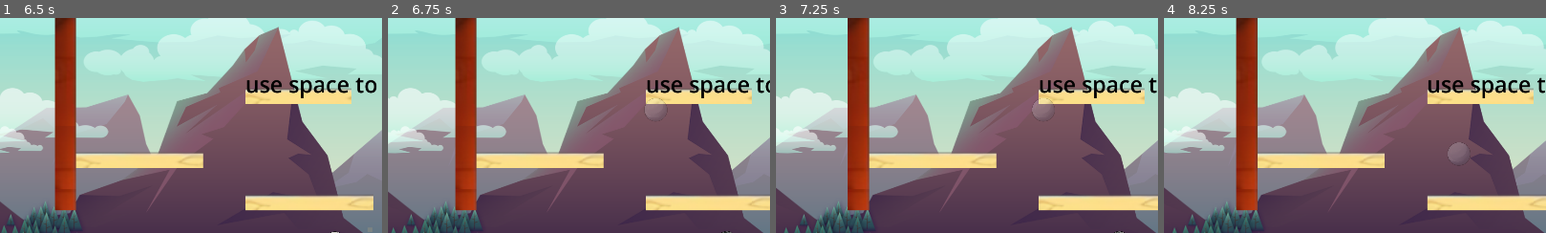
Above: before the commit, frames 1-4 (left to right).
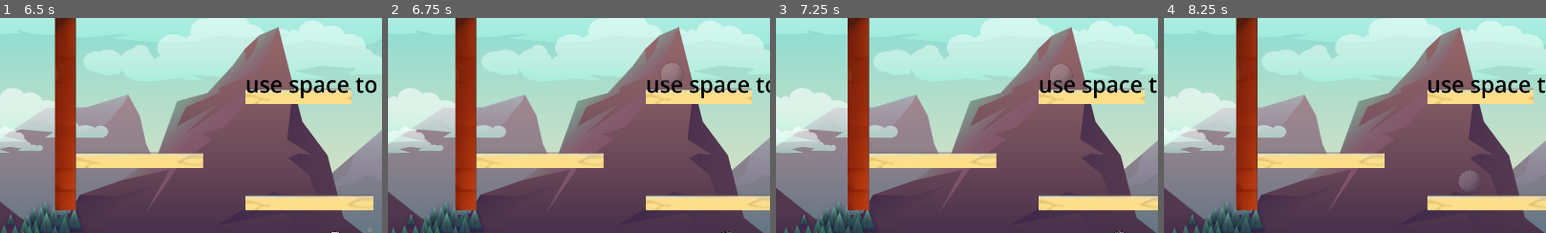
Above: after the commit, the same moments.

Repository: MukumovMuhammad/Ballement
Game: Godot game, scene res://Scenes/UI/menu.tscn
Same seed, same stepped clock (60 frames per second), same inputs: the game is played once before the commit and once after it.
Inputs (mouse positions are % of the whole screen's width and height, from its top left):
- Up to frame 1 (6.5 s): click "Choose Level" at 0.5 s; move the mouse to (45, 70) at 1.27 s; hold Middle mouse button (super_power) 1.28-2.03 s; hold D (right) 1.28-2.78 s; tap G (g) at 1.35, 2.3, 6.05 s; tap Space (jump) at 1.52, 2.27, 6.02 s; move the mouse to (80, 65) at 2.02 s; tap Middle mouse button (super_power) at 2.1 s; move the mouse to (20, 35) at 2.77 s; hold A (left) 2.78-3.5 s; hold Middle mouse button (super_power) 2.78-3.5 s; tap W (1_pw) at 2.85 s; click "Training level" at 3.5 s; click (50, 5) at 4.25 s; click "Continue" at 5 s; tap E (3_pw) at 5.75 s; move the mouse to (55, 50) at 5.77 s; hold A (left) from 5.78 s (still down); tap F (2_pw) at 5.85 s
- Up to frame 2 (6.75 s): keep holding A (left); tap E (3_pw) at 6.5, 6.6 s; move the mouse to (35, 25) at 6.52 s; hold Middle mouse button (super_power) from 6.53 s (still down)
- Up to frame 3 (7.25 s): keep holding A (left); keep holding Middle mouse button (super_power); tap Space (jump) at 6.77 s
- Up to frame 4 (8.25 s): tap E (3_pw) at 7.25, 8 s; move the mouse to (72, 45) at 7.27 s; release A (left) at 7.28 s; release Middle mouse button (super_power) at 7.28 s; hold D (right) from 7.28 s (still down); tap Shift (dash) at 7.35 s; tap Space (jump) at 7.52 s; tap G (g) at 7.55, 8.1 s; move the mouse to (30, 55) at 8.02 s; hold Middle mouse button (super_power) from 8.03 s (still down)
The pictures show only the part of the screen within x 0-50%, y 24-74%; the shares and areas given below are measured in that part.

Frame 1 is identical in both runs. In frame 2, 0.5% of the frame differs, in the area x 67-78%, y 20-48%; in frame 3, 0.5%; in frame 4, 0.6%, in the area x 74-82%, y 57-80%.

Commit message:
change and update the light_teleport func of Player

Diff:
--- a/Scenes/Player/player.gd
+++ b/Scenes/Player/player.gd
@@ -27,6 +27,7 @@
 @export var line_2d : Line2D
 
 @export_category("Player physics")
+@export var the_max_distance : float = 400.0
 @export var coyote_frames = 6
 @export var Weights = {"simple" : 4, "water" : 4.2, "fire" : 3.8, "earth" : 5}
 @export var Push_forse = {"simple" : 10.0,"water" : 10.0,"fire" : 5.0, "earth" : 30.0}
@@ -86,7 +87,7 @@
 		super_power_time = energy_timer.time_left
 		mouse_pos = get_global_mouse_position()
 		#line_2d.temp_show(self.position, True_distance(self.global_position, mouse_pos))
-		$Dot.global_position = True_distance(self.global_position, mouse_pos)
+		$Dot.global_position = teleport_distance(self.global_position, mouse_pos)
 
 func _process(delta):
 	Getting_collide_name()
@@ -102,7 +103,7 @@
 				super_power_time = energy_timer.time_left
 				mouse_pos = get_global_mouse_position()
 				#line_2d.temp_show(self.position, True_distance(self.global_position, mouse_pos))
-				$Dot.global_position = True_distance(self.global_position, mouse_pos)
+				$Dot.global_position = teleport_distance(self.global_position, mouse_pos)
 
 
 			if energy_timer.is_stopped() and !compile_ready:
@@ -209,7 +210,7 @@
 		print_debug("Here it is a global positions of  player " , self.position, mouse_pos)
 
 		### The calculations when The Player will Teleport but with conditions
-		var The_distance : Vector2 = True_distance(self.global_position, mouse_pos)
+		var The_distance : Vector2 = teleport_distance(self.global_position, mouse_pos)
 
 		line_2d.appear(self.position, The_distance)
 		self.global_position = The_distance
@@ -280,29 +281,22 @@
 	elif going_up and (state.current_state != "earth"):
 		velocity.y = Veclociting_wind.y / Weights[state.current_state]
 
-
-func True_distance(player_pos : Vector2, _mouse_pos : Vector2):
-	var To_move_pos : Vector2  = Vector2(400, 300)
-	var dis = player_pos - _mouse_pos
-
-	# Calculate the distance for each axis separately
-	var abs_dis_x = abs(dis.x)
-	var abs_dis_y = abs(dis.y)
-
-	# Check if teleport distance is not too far
-	if abs_dis_x < To_move_pos.x and abs_dis_y < To_move_pos.y:
-		return _mouse_pos
-	else:
-		# If it is too far, limit the teleportation distance
-		# Adjust the x-axis
-		if abs_dis_x > To_move_pos.x:
-			dis.x = sign(dis.x) * To_move_pos.x
-
-		# Adjust the y-axis
-		if abs_dis_y > To_move_pos.y:
-			dis.y = sign(dis.y) * To_move_pos.y
-
-		return player_pos - dis
+"""
+ the distance of between two points and
+if it is larger then the given max distance
+it returns a new pos with the_max_distance
+"""
+func teleport_distance(pos1 : Vector2, pos2 : Vector2):
+	# a distance
+	var _dis = sqrt(pow(pos2.x - pos1.x,2) + pow(pos2.y - pos1.y,2))
+	var pos := pos2
+
+	if _dis > the_max_distance:
+		pos.x = pos1.x + (the_max_distance * (pos2.x - pos1.x))/_dis
+		pos.y = pos1.y + (the_max_distance * (pos2.y - pos1.y))/_dis
+
+
+	return pos
 
 ####################  TIME OUTS   ####################
 
